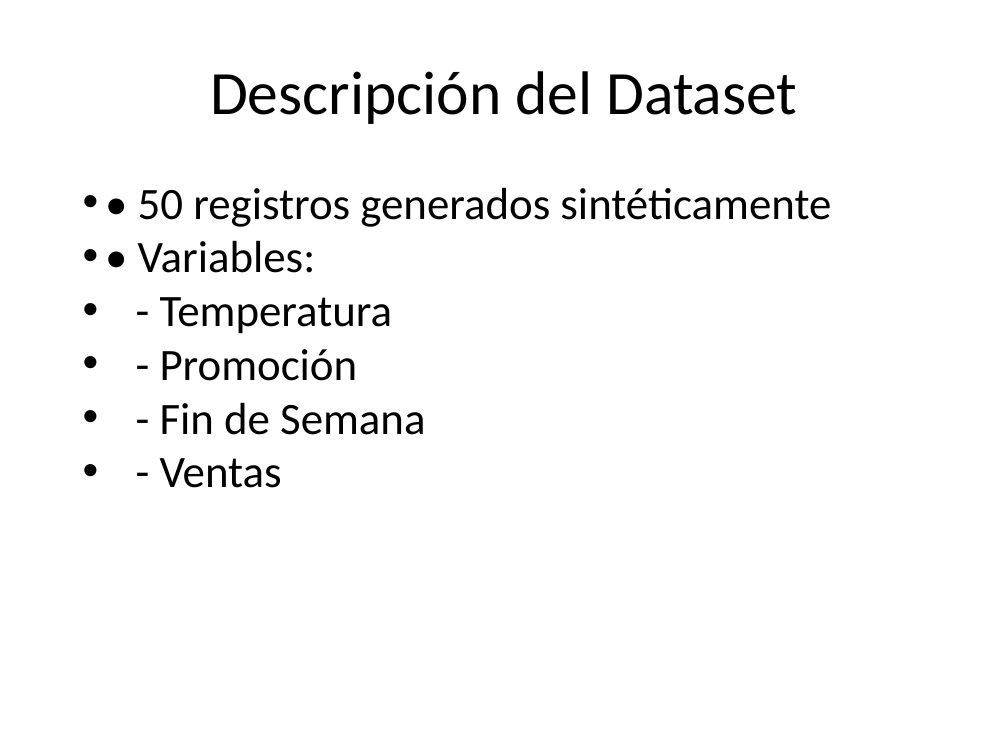
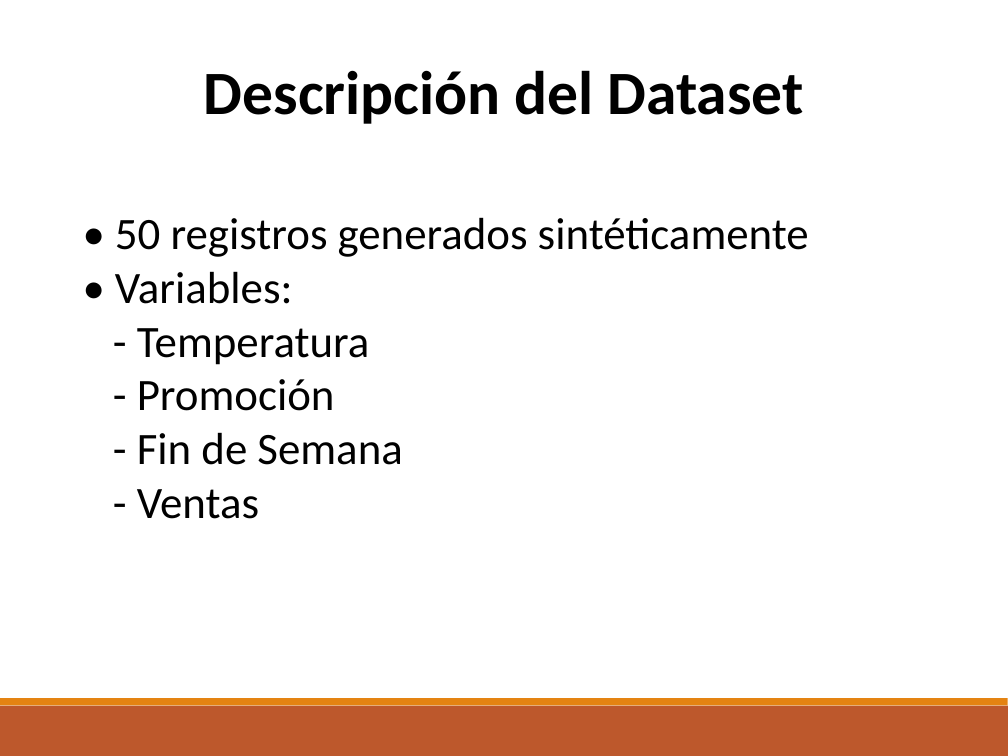
Before and after one commit to SalomeCadavid/proyecto-redes-neuronales, a slide deck: slide 2 of docs/presentaciones/equipo1.pptx. Drawn at 1008x756 pixels with LibreOffice and Linux fonts; fonts in the diff are those of the drawing. Boxes give left, top, right and bottom in pixels: in the first picture for what was removed or moved away, otherwise in the second. Text is boxed around its words. In the diff, an @@ line names an element or a change of style, - is before the commit and + after.

```diff
--- a/docs/presentaciones/equipo1.pptx
+++ b/docs/presentaciones/equipo1.pptx
@@ text "Descripción del Dataset" at (204,70,804,124): bold on @@
@@ text "• 50 registros generados sintéticamente": place and size @@
-text "• 50 registros generados sintéticamente" at (138,187,831,488)
+text "• 50 registros generados sintéticamente" at (115,217,809,519)
@@ text "• 50 registros generados sintéticamente" at (115,217,809,519): bullet • to none @@
@@ rectangle added at (0,706,1007,756), fill #BD582C @@
@@ rectangle added at (0,698,1007,705), fill #E48312 @@
```
Also in this commit, not shown: 6 other slides changed.
